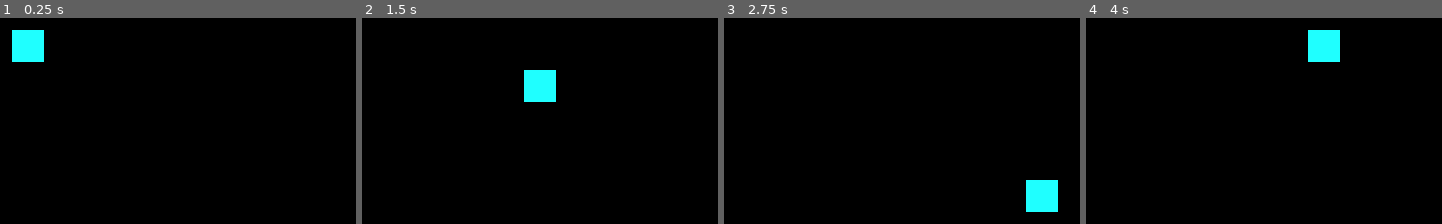
Above: before the commit, frames 1-4 (left to right).
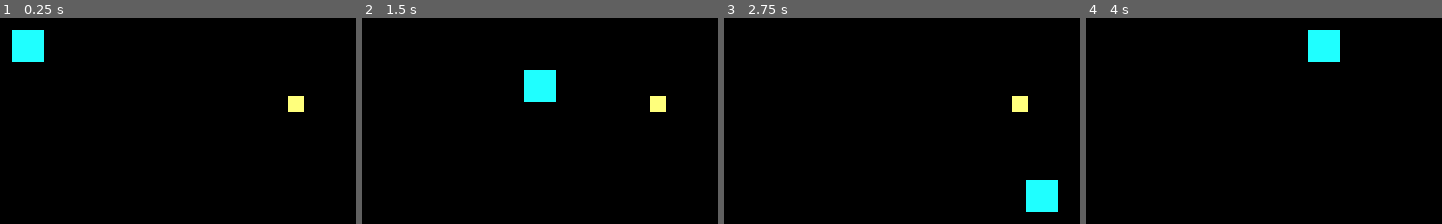
Above: after the commit, the same moments.

Repository: OwenDdev/Project-King
Game: Godot game, scene res://free_world.tscn
The game is run twice, just before and just after one commit, with the same random seed, the same clock (stepped at 60 frames per second) and the same inputs.
Inputs:
- Up to frame 1 (0.25 s): no input
- Up to frame 2 (1.5 s): tap Enter at 0.5 s; hold D (Right) 0.53-1.28 s; hold E (Interact, bound only after the commit) 0.53-1.28 s; hold S (Down) from 1.28 s (still down); tap E (Interact, bound only after the commit) at 1.35 s
- Up to frame 3 (2.75 s): release S (Down) at 2.03 s; hold D (Right) from 2.03 s (still down); hold E (Interact, bound only after the commit) from 2.03 s (still down)
- Up to frame 4 (4 s): release D (Right) at 2.78 s; release E (Interact, bound only after the commit) at 2.78 s; hold W (Up) 2.78-3.53 s; tap E (Interact, bound only after the commit) at 2.85 s; hold A (Left) from 3.53 s (still down); hold E (Interact, bound only after the commit) from 3.53 s (still down)

The runs differ from the first frame. In frame 1, 0.3% of the frame differs, in the area x 80-86%, y 37-46%; in frame 2, 0.3%; in frame 3, 0.3%; in frame 4, nothing differs.

Commit message:
Basic Collectable
Basic Collectable and basic inventory created

Diff:
--- /dev/null
+++ b/projectking/basic_collectable.gd
@@ -0,0 +1,22 @@
+extends Node2D
+
+var Itemname = "Collectable"
+var player_in_range := false
+var player_ref
+
+# Called when the node enters the scene tree for the first time.
+func _ready() -> void:
+	pass # Replace with function body.
+
+
+# Called every frame. 'delta' is the elapsed time since the previous frame.
+func _process(delta: float) -> void:
+	if player_in_range and Input.is_action_pressed("Interact"):
+		player_ref.Inventory.append(Itemname)
+		queue_free()
+
+
+func _on_area_2d_body_entered(body: Node2D) -> void:
+	if body.is_in_group("Player"):
+		player_in_range = true
+		player_ref = body
--- /dev/null
+++ b/projectking/basic_collectable.tscn
@@ -0,0 +1,23 @@
+[gd_scene load_steps=4 format=3 uid="uid://duq1j5fmopgbm"]
+
+[ext_resource type="Script" path="res://basic_collectable.gd" id="1_7ghjp"]
+[ext_resource type="Texture2D" uid="uid://ugbfsjstwgcv" path="res://base.png" id="2_fwoxo"]
+
+[sub_resource type="CircleShape2D" id="CircleShape2D_cy4cb"]
+radius = 16.1245
+
+[node name="Basic_Collectable" type="Node2D"]
+z_index = -1
+script = ExtResource("1_7ghjp")
+
+[node name="Sprite2D" type="Sprite2D" parent="."]
+modulate = Color(1, 1, 0.486275, 1)
+scale = Vector2(0.5, 0.5)
+texture = ExtResource("2_fwoxo")
+
+[node name="Area2D" type="Area2D" parent="."]
+
+[node name="CollisionShape2D" type="CollisionShape2D" parent="Area2D"]
+shape = SubResource("CircleShape2D_cy4cb")
+
+[connection signal="body_entered" from="Area2D" to="." method="_on_area_2d_body_entered"]
--- a/projectking/free_world.tscn
+++ b/projectking/free_world.tscn
@@ -1,8 +1,12 @@
-[gd_scene load_steps=2 format=3 uid="uid://dytauo73xw1on"]
+[gd_scene load_steps=3 format=3 uid="uid://dytauo73xw1on"]
 
 [ext_resource type="PackedScene" uid="uid://5hn6xyxku0km" path="res://player_k.tscn" id="1_aq7ej"]
+[ext_resource type="PackedScene" uid="uid://duq1j5fmopgbm" path="res://basic_collectable.tscn" id="2_2cln7"]
 
 [node name="Free_World" type="Node2D"]
 
 [node name="PlayerK" parent="." instance=ExtResource("1_aq7ej")]
 position = Vector2(283, 155)
+
+[node name="Basic_Collectable" parent="." instance=ExtResource("2_2cln7")]
+position = Vector2(417, 184)
--- a/projectking/player.gd
+++ b/projectking/player.gd
@@ -4,15 +4,17 @@
 
 var input_velocity = Vector2.ZERO
 
+var Inventory = []
 
 # Called when the node enters the scene tree for the first time.
 func _ready() -> void:
-	pass # Replace with function body.
+	pass
 
 
 # Called every frame. 'delta' is the elapsed time since the previous frame.
 func _process(delta: float) -> void:
-	pass
+	if Input.is_action_pressed("Interact") :
+		print(Inventory)
 
 func _physics_process(delta: float) -> void:
 
--- a/projectking/player_k.tscn
+++ b/projectking/player_k.tscn
@@ -6,7 +6,7 @@
 [sub_resource type="RectangleShape2D" id="RectangleShape2D_xv118"]
 size = Vector2(16, 15)
 
-[node name="PlayerK" type="CharacterBody2D"]
+[node name="PlayerK" type="CharacterBody2D" groups=["Player"]]
 script = ExtResource("1_mf12n")
 
 [node name="CollisionShape2D" type="CollisionShape2D" parent="."]
--- a/projectking/project.godot
+++ b/projectking/project.godot
@@ -47,6 +47,11 @@
 , Object(InputEventKey,"resource_local_to_scene":false,"resource_name":"","device":-1,"window_id":0,"alt_pressed":false …(186 unchanged characters)…
 ]
 }
+Interact={
+"deadzone": 0.5,
+"events": [Object(InputEventKey,"resource_local_to_scene":false,"resource_name":"","device":-1,"window_id":0,"alt_pressed":false,"shift_pressed":false,"ctrl_pressed":false,"meta_pressed":false,"pressed":false,"keycode":0,"physical_keycode":69,"key_label":0,"unicode":101,"location":0,"echo":false,"script":null)
+]
+}
 
 [rendering]
 
Not shown, added: projectking/bas134.tmp
Not shown, added: projectking/bas153A.tmp
